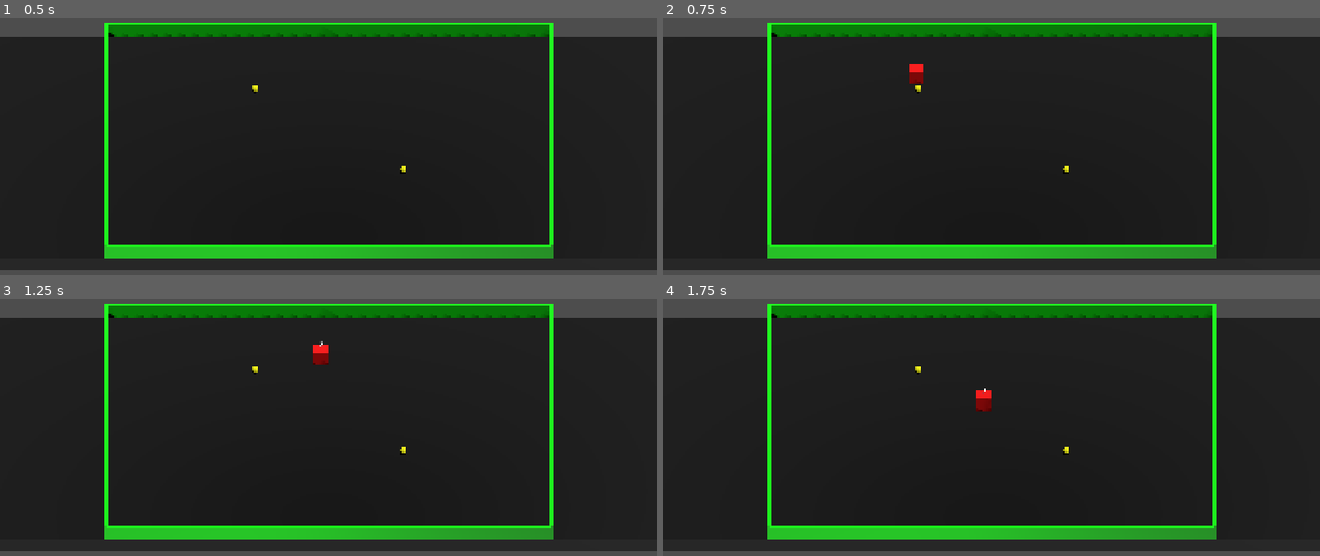
Above: before the commit, frames 1-4 (two rows, left to right).
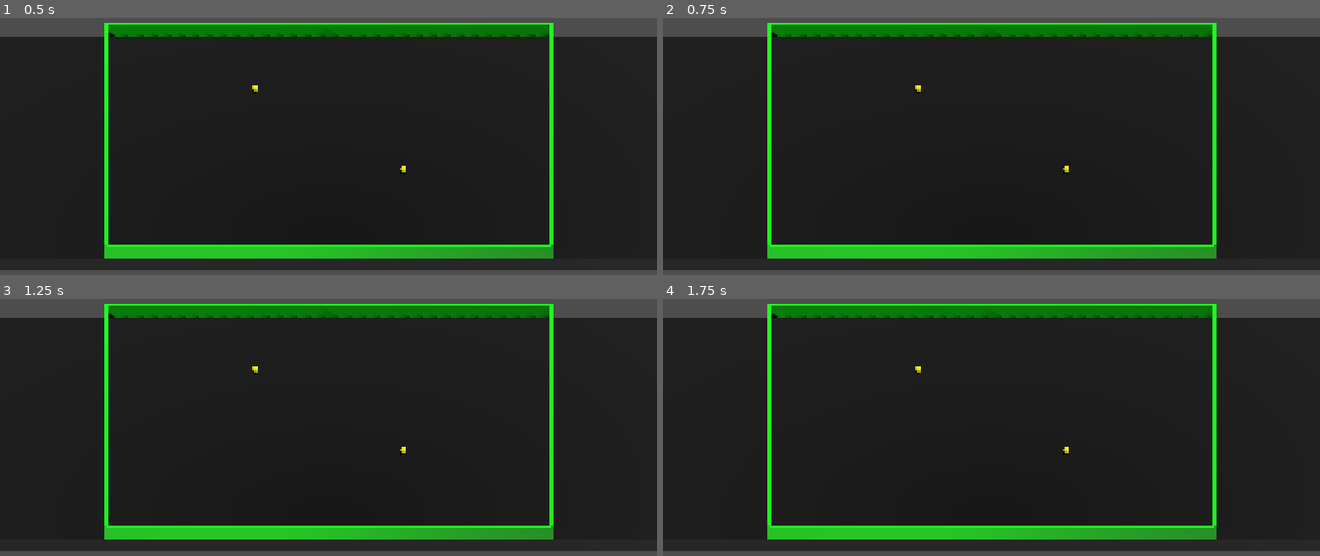
Above: after the commit, the same moments.

Repository: doubledsuarez/FoodBall
Game: Godot game, scene res://game.tscn
Same seed, same stepped clock (60 frames per second), same inputs: the game is played once before the commit and once after it.
Inputs (mouse positions are in pixels of both pictures, inside the frame that each line leads up to):
- Up to frame 1 (0.5 s): no input
- Up to frame 2 (0.75 s): tap Enter (join_red, bound only before the commit) at 0.5 s; move the mouse to (1136, 82) at 0.52 s; hold D (move_right) from 0.53 s (still down); right-click (1136, 82) at 0.6 s
- Up to frame 3 (1.25 s): keep holding D (move_right); tap Space (join_blue, bound only before the commit) at 0.8 s
- Up to frame 4 (1.75 s): move the mouse to (860, 399) at 1.27 s; release D (move_right) at 1.28 s; hold S (move_back) from 1.28 s (still down); tap Space (join_blue, bound only before the commit) at 1.35 s; tap Enter (join_red, bound only before the commit) at 1.55 s

Frame 1 is identical in both runs. In frame 2, 0.2% of the frame differs, in the area x 37-40%, y 17-26%; in frame 3, 0.2%; in frame 4, 0.2%, in the area x 47-50%, y 34-44%.

Commit message:
made multiplayer work for controllers with 2 buttons

Diff:
--- a/entities/player/player.gd
+++ b/entities/player/player.gd
@@ -21,7 +21,7 @@
 	device = PlayerManager.get_player_device(player)
 	input = DeviceInput.new(device)
 
-	$SubViewport/PlayerNum.text = "%s" % player_num
+	$SubViewport/PlayerNum.text = "Player %s" % (player_num + 1)
 
 func _physics_process(delta: float) -> void:
 	# We create a local variable to store the input direction.
@@ -60,10 +60,7 @@
 			equipped.reparent(get_parent())
 			hasFood = false
 
-		# let the player leave by pressing the "leave" button
 	if input.is_action_just_pressed("leave"):
-		# an alternative to this is just call PlayerManager.leave(player)
-		# but that only works if you set up the PlayerManager singleton
 		PlayerManager.leave(player)
 
 
--- a/entities/player/player.tscn
+++ b/entities/player/player.tscn
@@ -40,3 +40,5 @@
 
 [node name="Sprite3D" type="Sprite3D" parent="."]
 texture = SubResource("ViewportTexture_symyc")
+
+[node name="LeaveTimer" type="Timer" parent="."]
--- a/globals/player_manager.gd
+++ b/globals/player_manager.gd
@@ -57,10 +57,10 @@
 # this is an example of how to look for an action on all devices
 func handle_join_input():
 	for device in get_unjoined_devices():
-		if MultiplayerInput.is_action_just_pressed(device, "join_blue"):
+		if MultiplayerInput.is_action_pressed(device, "join") and MultiplayerInput.is_action_pressed(device, "throw"):
+			join(device, "red")
+		if MultiplayerInput.is_action_pressed(device, "join") and MultiplayerInput.is_action_pressed(device, "eat"):
 			join(device, "blue")
-		if MultiplayerInput.is_action_just_pressed(device, "join_red"):
-			join(device, "red")
 
 # to see if anybody is pressing the "start" action
 # this is an example of how to look for an action on all players
@@ -68,7 +68,7 @@
 func someone_wants_to_start() -> bool:
 	for player in player_data:
 		var device = get_player_device(player)
-		if MultiplayerInput.is_action_just_pressed(device, "join_red") or MultiplayerInput.is_action_just_pressed(device, "join_blue"):
+		if MultiplayerInput.is_action_just_pressed(device, "join"):
 			return true
 	return false
 
--- a/project.godot
+++ b/project.godot
@@ -72,18 +72,6 @@
 , Object(InputEventJoypadButton,"resource_local_to_scene":false,"resource_name":"","device":-1,"button_index":1,"pressure":0.0,"pressed":true,"script":null)
 ]
 }
-join_blue={
-"deadzone": 0.2,
-"events": [Object(InputEventKey,"resource_local_to_scene":false,"resource_name":"","device":-1,"window_id":0,"alt_pressed":false,"shift_pressed":false,"ctrl_pressed":false,"meta_pressed":false,"pressed":false,"keycode":0,"physical_keycode":32,"key_label":0,"unicode":32,"location":0,"echo":false,"script":null)
-, Object(InputEventJoypadButton,"resource_local_to_scene":false,"resource_name":"","device":-1,"button_index":10,"pressure":0.0,"pressed":true,"script":null)
-]
-}
-join_red={
-"deadzone": 0.2,
-"events": [Object(InputEventKey,"resource_local_to_scene":false,"resource_name":"","device":-1,"window_id":0,"alt_pressed":false,"shift_pressed":false,"ctrl_pressed":false,"meta_pressed":false,"pressed":false,"keycode":0,"physical_keycode":4194309,"key_label":0,"unicode":0,"location":0,"echo":false,"script":null)
-, Object(InputEventJoypadButton,"resource_local_to_scene":false,"resource_name":"","device":-1,"button_index":9,"pressure":0.0,"pressed":true,"script":null)
-]
-}
 eat={
 "deadzone": 0.2,
 "events": [Object(InputEventJoypadButton,"resource_local_to_scene":false,"resource_name":"","device":-1,"button_index":0,"pressure":0.0,"pressed":true,"script":null)
@@ -96,3 +84,9 @@
 , Object(InputEventJoypadButton,"resource_local_to_scene":false,"resource_name":"","device":-1,"button_index":4,"pressure":0.0,"pressed":true,"script":null)
 ]
 }
+join={
+"deadzone": 0.2,
+"events": [Object(InputEventKey,"resource_local_to_scene":false,"resource_name":"","device":-1,"window_id":0,"alt_pressed":false,"shift_pressed":false,"ctrl_pressed":false,"meta_pressed":false,"pressed":false,"keycode":0,"physical_keycode":4194309,"key_label":0,"unicode":0,"location":0,"echo":false,"script":null)
+, Object(InputEventJoypadButton,"resource_local_to_scene":false,"resource_name":"","device":-1,"button_index":6,"pressure":0.0,"pressed":true,"script":null)
+]
+}
